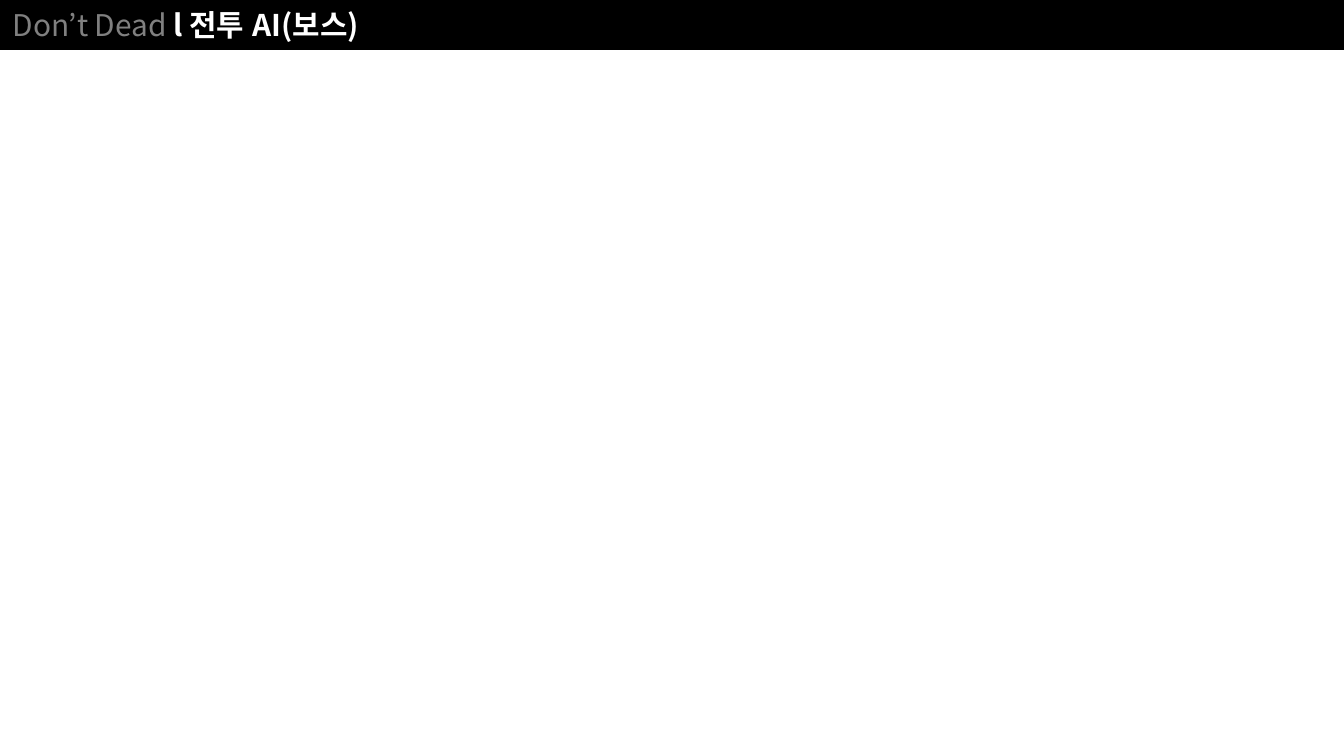
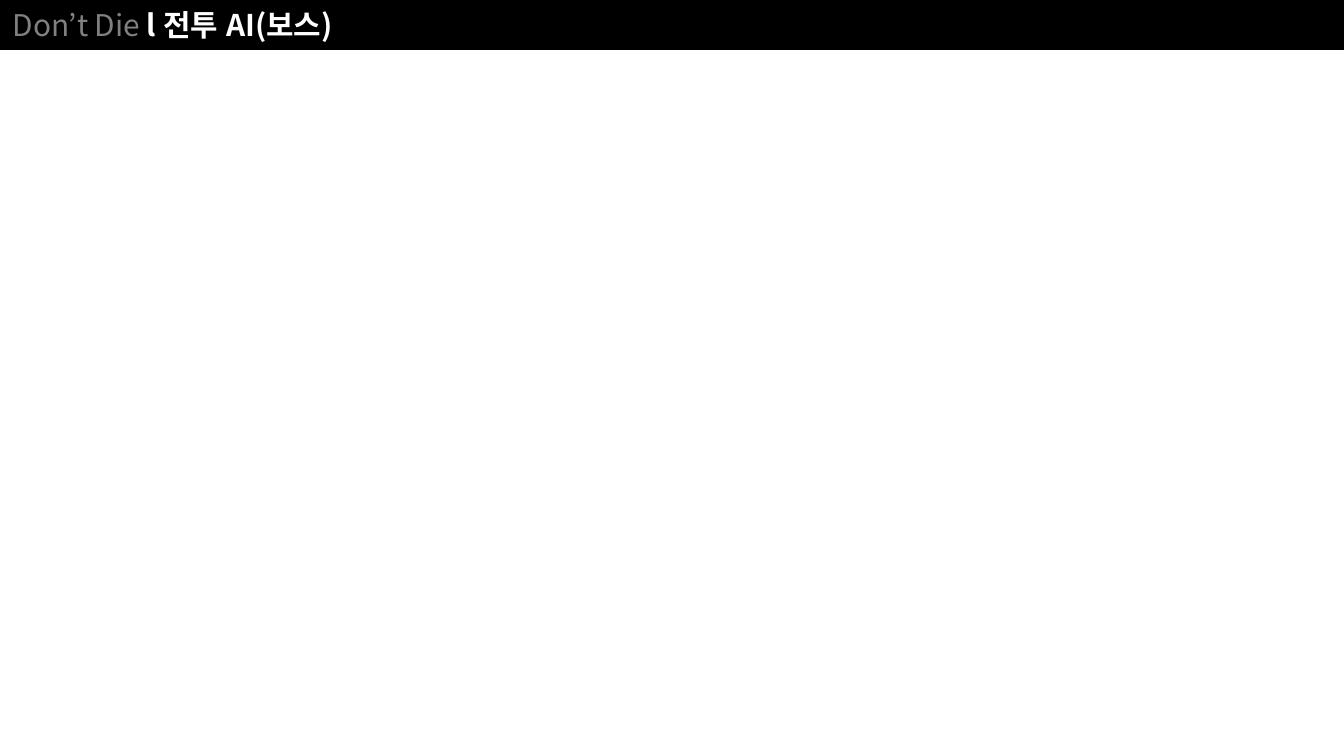
Before and after one commit to NoahCalhoun/DontDie, a slide deck: slide 6 of DDDocument/Don't Die ProtoType.pptx. Drawn at 1344x756 pixels with LibreOffice and Linux fonts; fonts in the diff are those of the drawing. Boxes give left, top, right and bottom in pixels: in the first picture for what was removed or moved away, otherwise in the second. Text is boxed around its words. In the diff, an @@ line names an element or a change of style, - is before the commit and + after.

```diff
--- a/DDDocument/Don't Die ProtoType.pptx
+++ b/DDDocument/Don't Die ProtoType.pptx
@@ text in rectangle at (13, 11, 332, 42): text changed; text colour #808080 to #FFFFFF; bold on @@
-Don’t Dead l 전투 AI(보스)
+Don’t Die l 전투 AI(보스)
```
Also in this commit, not shown: 8 other slides changed, 1 slide added.
